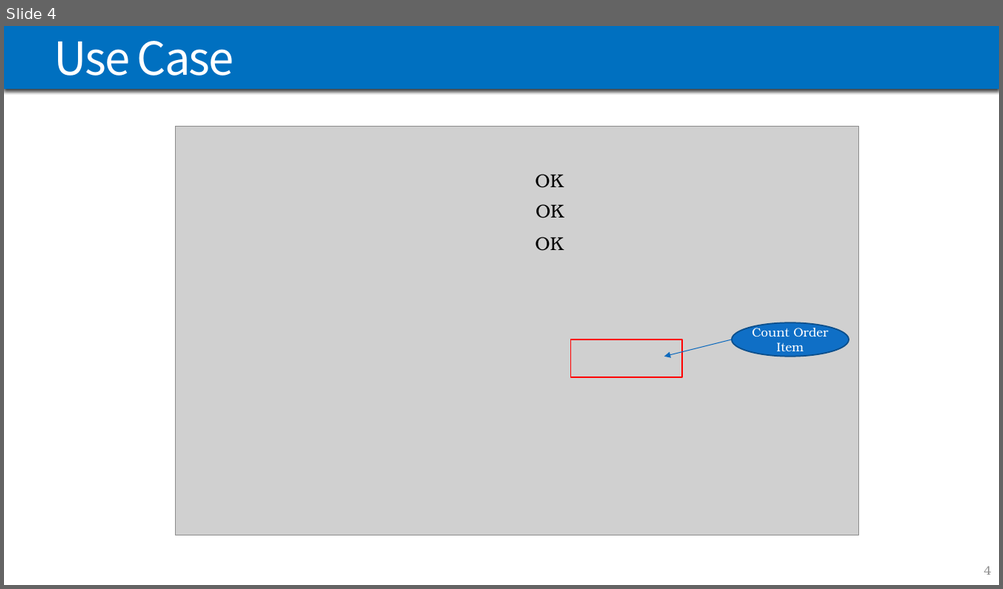
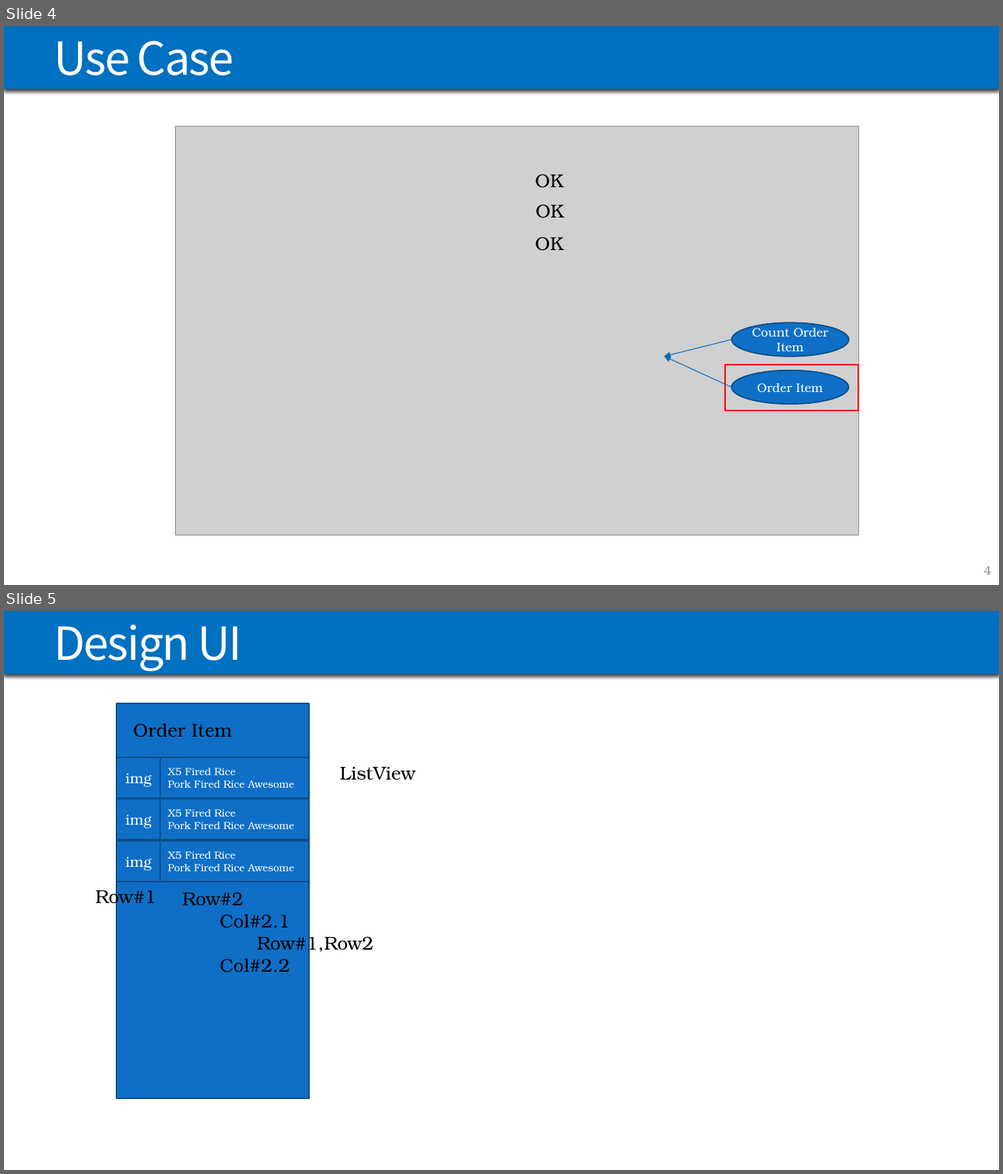
Before and after one commit to traitet/flutterep51, a slide deck: PowerPoint/FLUTTER_EP57.pptx. Shown one above the other, each under a label of ours: slide 4 before the commit, slides 4 and 5 after it. The pictures are 1003x589 and 1003x1174 pixels, drawn with LibreOffice and Linux fonts; fonts in the diff are those of the drawing; grey boxes stand for pictures. Boxes give left, top, right and bottom in pixels: in the first picture for what was removed or moved away, otherwise in the second. Text is boxed around its words. In the diff, an @@ line names an element or a change of style, - is before the commit and + after.

```diff
--- a/PowerPoint/FLUTTER_EP57.pptx
+++ b/PowerPoint/FLUTTER_EP57.pptx
@@ slide 5 added at <box>4,611,999,1170</box>, background #FFFFFF; not listed: 1 template element that a slide beside it also shows @@
@@ title added at <box>54,624,242,672</box>, 44 pt, text #FFFFFF @@
+Design UI
@@ rectangle added at <box>116,703,309,1099</box>, fill #0F6FC6, outline #0B4E8B 1.25 pt @@
@@ text added at <box>133,723,232,738</box>, 18 pt, text #000000 @@
+Order Item
@@ rectangle added at <box>116,758,309,798</box>, fill #0F6FC6, outline #0B4E8B 1.25 pt @@
@@ rectangle added at <box>116,758,161,798</box>, fill #0F6FC6, outline #0B4E8B 1.25 pt, 14 pt, text #FFFFFF @@
+img
@@ text added at <box>168,768,294,788</box>, 10 pt, text #FFFFFF @@
+X5 Fired Rice
+Pork Fired Rice Awesome
@@ text added at <box>340,766,415,780</box>, 18 pt, text #000000 @@
+ListView
@@ rectangle added at <box>116,799,309,840</box>, fill #0F6FC6, outline #0B4E8B 1.25 pt @@
@@ rectangle added at <box>116,799,161,840</box>, fill #0F6FC6, outline #0B4E8B 1.25 pt, 14 pt, text #FFFFFF @@
+img
@@ text added at <box>168,809,294,829</box>, 10 pt, text #FFFFFF @@
+X5 Fired Rice
+Pork Fired Rice Awesome
@@ rectangle added at <box>116,842,309,882</box>, fill #0F6FC6, outline #0B4E8B 1.25 pt @@
@@ rectangle added at <box>116,842,161,882</box>, fill #0F6FC6, outline #0B4E8B 1.25 pt, 14 pt, text #FFFFFF @@
+img
@@ text added at <box>168,851,294,871</box>, 10 pt, text #FFFFFF @@
+X5 Fired Rice
+Pork Fired Rice Awesome
@@ text added at <box>95,886,156,908</box>, 18 pt, text #000000 @@
+Row#1
@@ text added at <box>182,892,373,973</box>, 18 pt, text #000000 @@
+Row#2
+Col#2.1
+Row#1,Row2
+Col#2.2
@@ slide 4 changed as well @@
@@ arrow added from (731, 388) to (664, 357), #0E6ABD 0.75 pt @@
@@ rectangle: place and size @@
-rectangle at <box>570,340,683,378</box>
+rectangle at <box>726,365,859,411</box>
@@ ellipse added at <box>731,371,848,404</box>, fill #0F6FC6, outline #0B4E8B 1.25 pt, 12 pt, text #FFFFFF @@
+Order Item
```
Also in this commit, not shown: 4 other slides changed, 3 slides removed.
